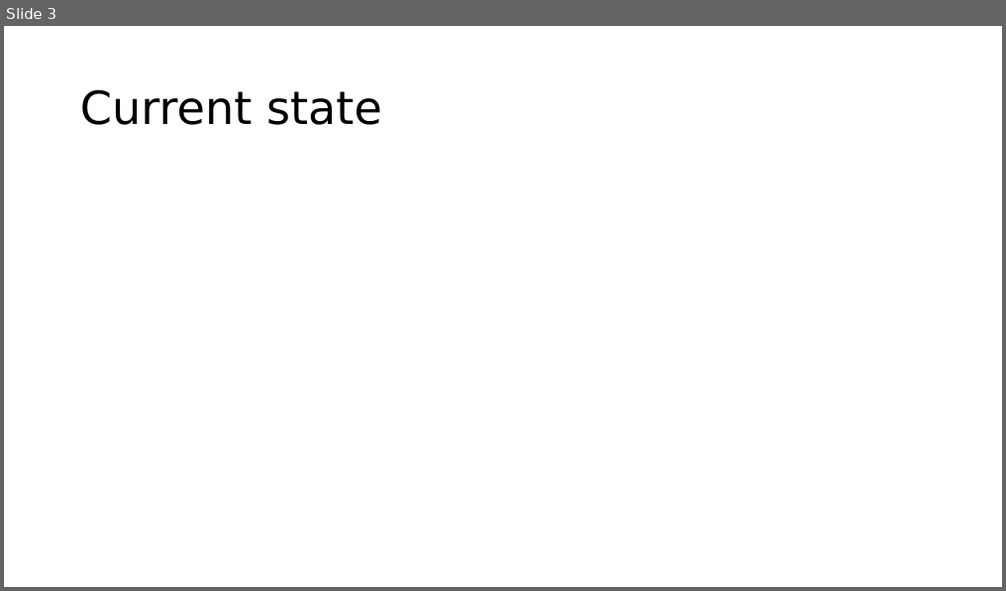
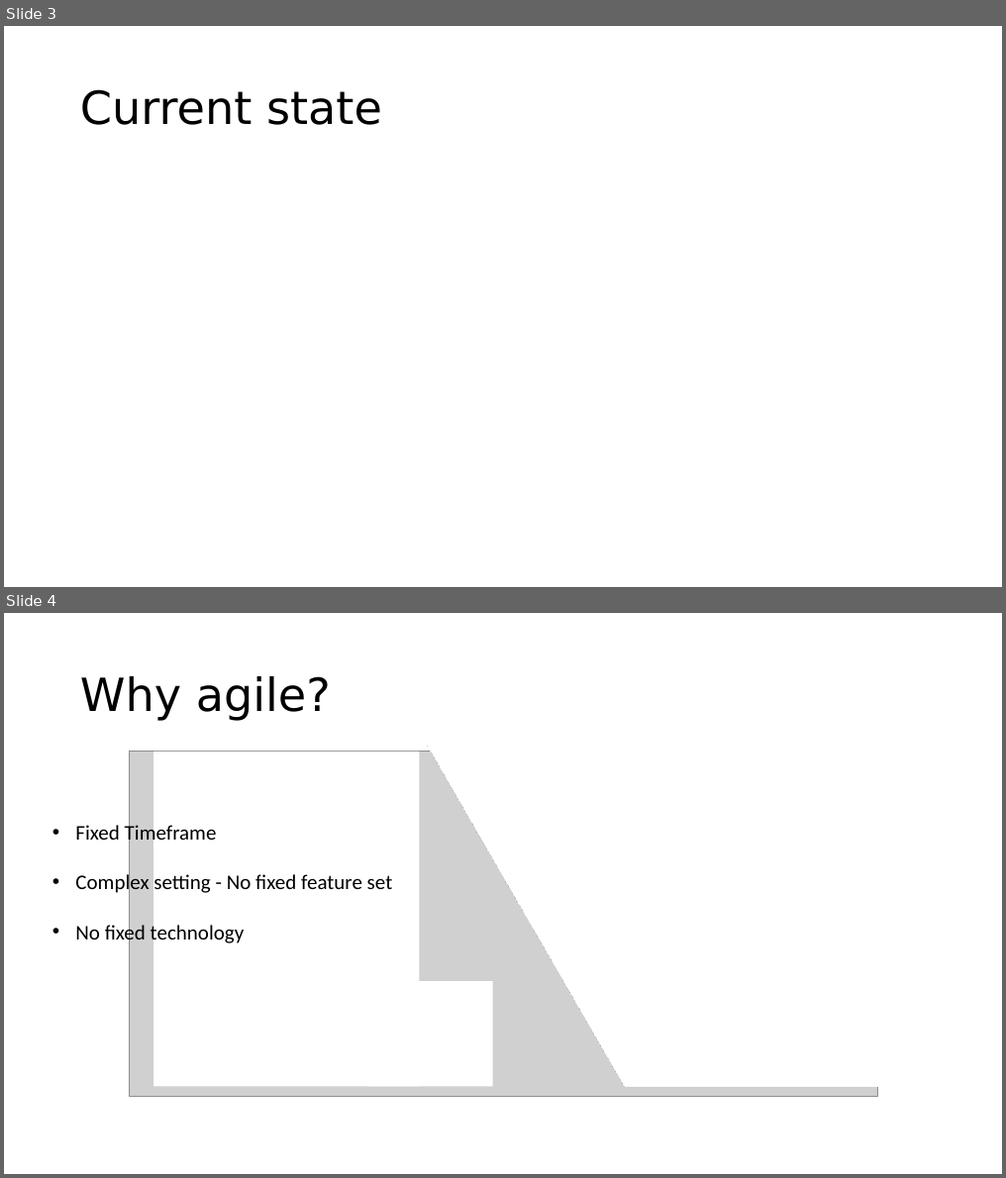
Before and after one commit to AgileBusinessAnalysis/02_TEAM, a slide deck: Idea_Pitch.pptx. Shown one above the other, each under a label of ours: slide 3 before the commit, slides 3 and 4 after it. The pictures are 1006x591 and 1006x1178 pixels, drawn with LibreOffice and Linux fonts; fonts in the diff are those of the drawing; grey boxes stand for pictures. Boxes give left, top, right and bottom in pixels: in the first picture for what was removed or moved away, otherwise in the second. Text is boxed around its words. In the diff, an @@ line names an element or a change of style, - is before the commit and + after.

Commit message:
Adjusted Idea Pitch PP
Added chapter "Why agile?" and removed "Goals" as they should be presented in "Future state" in my opinion.

```diff
--- a/Idea_Pitch.pptx
+++ b/Idea_Pitch.pptx
@@ slide 4 added at (4, 613, 1002, 1174), background #FFFFFF @@
@@ title added at (80, 676, 331, 721), 44 pt, text #000000 @@
+Why agile?
@@ picture added at (129, 752, 877, 1096) @@
@@ rectangle added at (153, 752, 420, 1087), fill #FFFFFF @@
@@ rectangle added at (171, 743, 878, 1086), fill gradient #F6F8FC to #FBFCFE to #FFFFFF @@
@@ text added at (75, 822, 393, 946), 20 pt, text #000000 @@
+• Fixed Timeframe
+• Complex setting - No fixed feature set
+• No fixed technology
@@ rectangle added at (368, 981, 493, 1087), fill #FFFFFF @@
```
Also in this commit, not shown: 1 slide removed.
